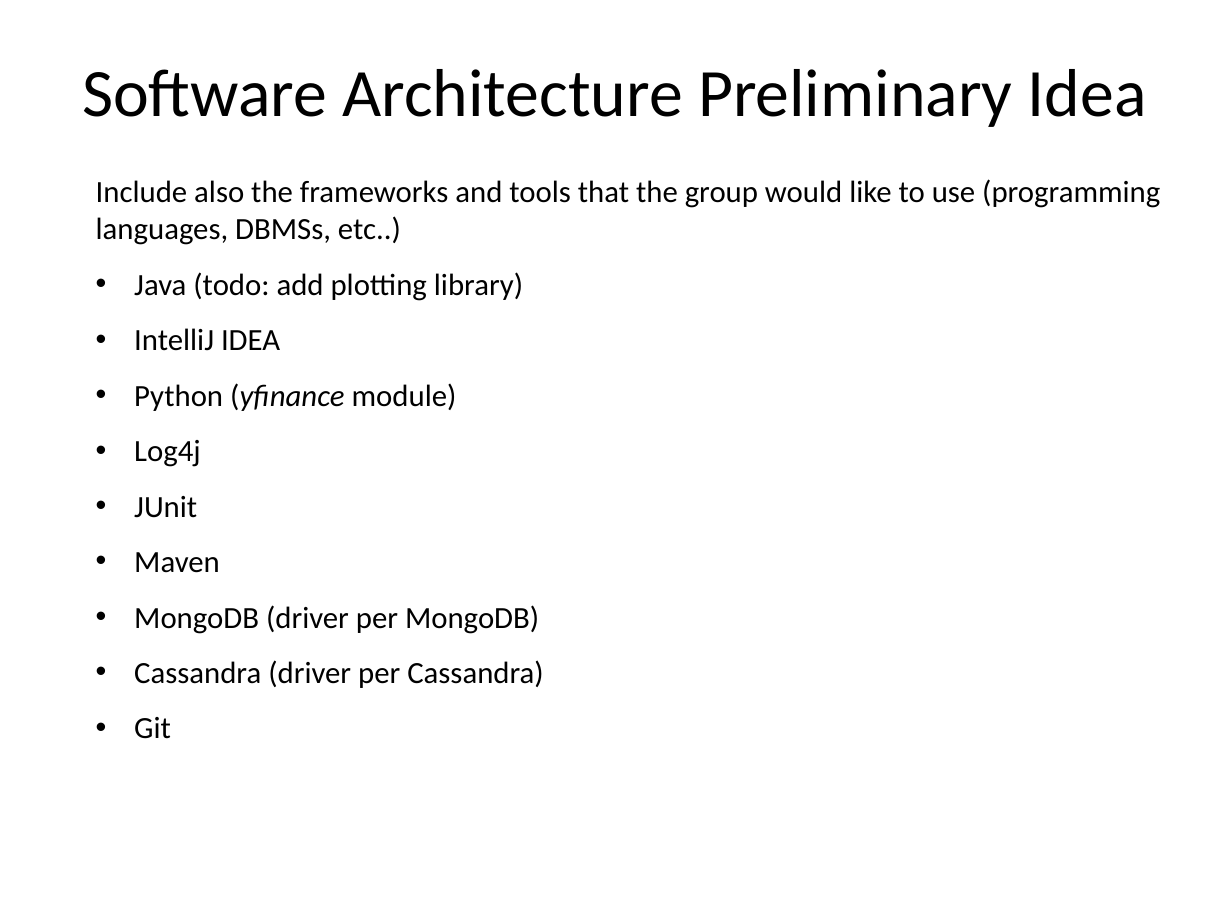
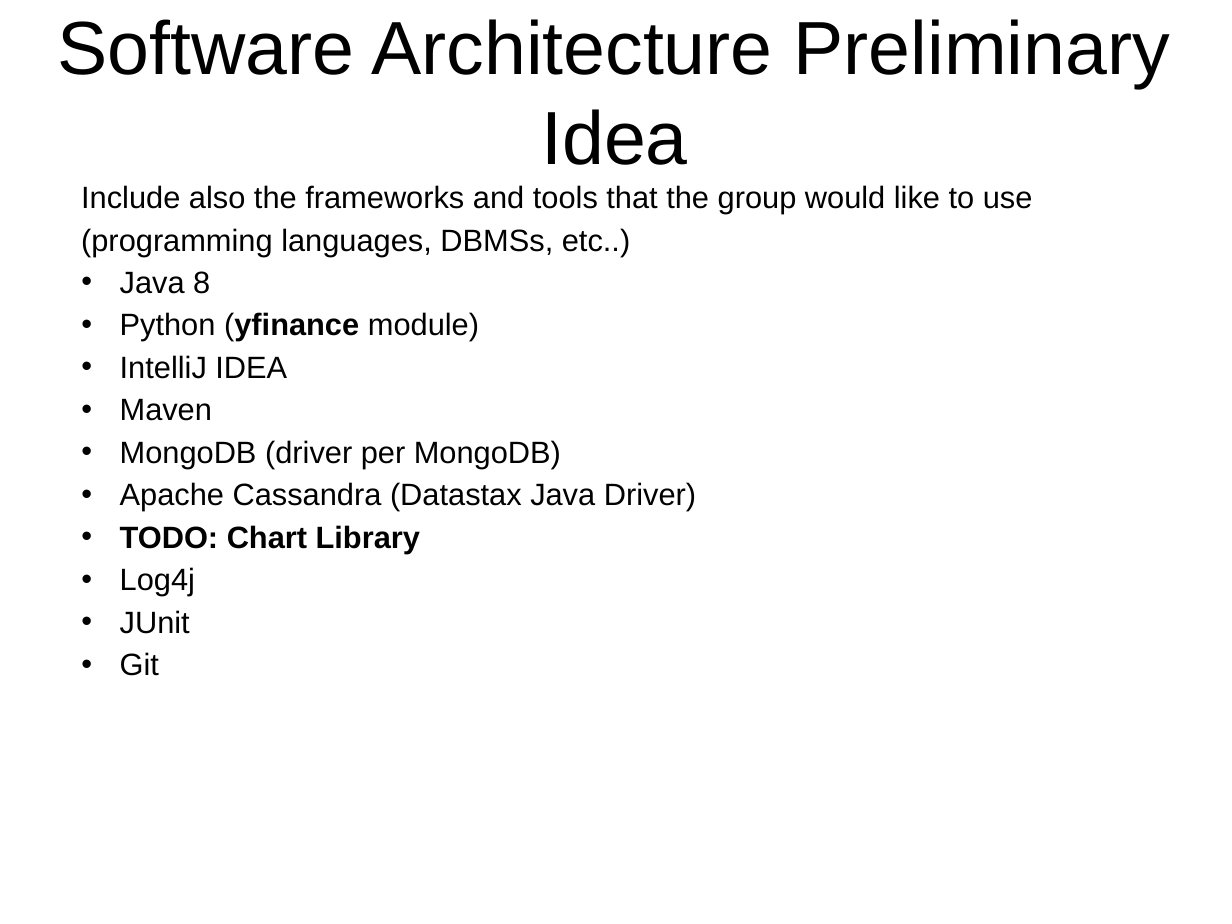
Before and after one commit to rambodrahmani/stocksim, a slide deck: slide 8 of documentation/stocksim_preliminary_presentation.pptx. Drawn at 1232x924 pixels with LibreOffice and Linux fonts; fonts in the diff are those of the drawing; background and template pictures are left out. Boxes give left, top, right and bottom in pixels: in the first picture for what was removed or moved away, otherwise in the second. Text is boxed around its words. In the diff, an @@ line names an element or a change of style, - is before the commit and + after.

```diff
--- a/documentation/stocksim_preliminary_presentation.pptx
+++ b/documentation/stocksim_preliminary_presentation.pptx
@@ text "Software Architecture Preliminary Idea" at (58,19,1170,165): size 39.6 to 44 pt, font Calibri to Arial @@
@@ text "Include also the frameworks and ...": place and size @@
-text "Include also the frameworks and ..." at (96,179,1160,739)
+text "Include also the frameworks and ..." at (81,185,1033,676)
@@ text at (81,185,1033,676): font Calibri to Arial in "Include also the frameworks and tools that ...", "IntelliJ IDEA", "Log4j", "JUnit" and 1 more places; line spacing 1 to 1.15; line spacing 1.5 to 1.15 @@
@@ text at (120,271,479,341): text changed; font Calibri to Arial @@
-• Java (todo: add plotting library)
+• Java 8
+• Python (yfinance module)
@@ text at (120,398,696,554): text changed; font Calibri to Arial @@
-• Python (yfinance module)
+• Maven
+• MongoDB (driver per MongoDB)
+• Apache Cassandra (Datastax Java Driver)
+• TODO: Chart Library
@@ text at (134,552,544,688): paragraphs removed @@
-• Maven
-• MongoDB (driver per MongoDB)
-• Cassandra (driver per Cassandra)
```
Also in this commit, not shown: 7 other slides changed.
